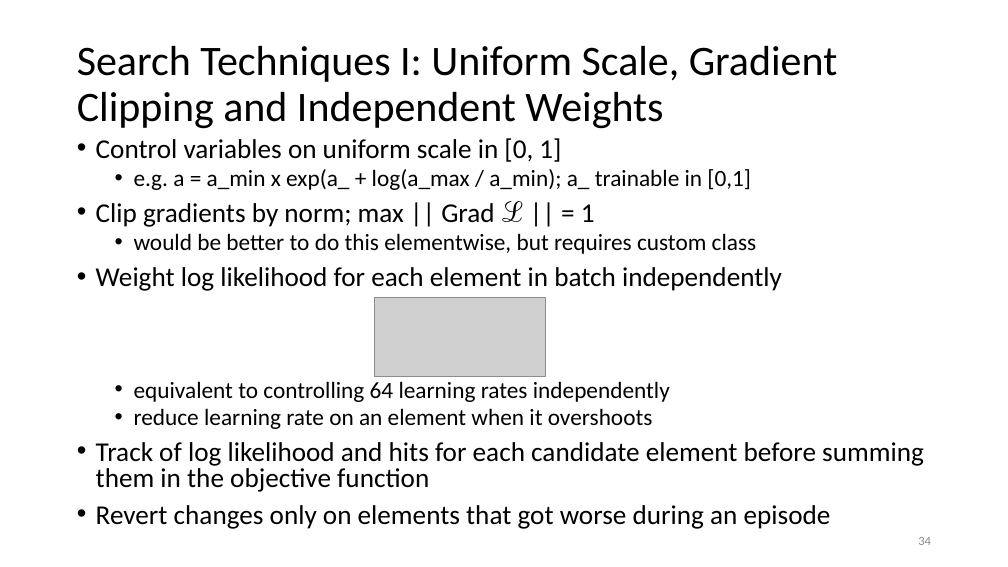
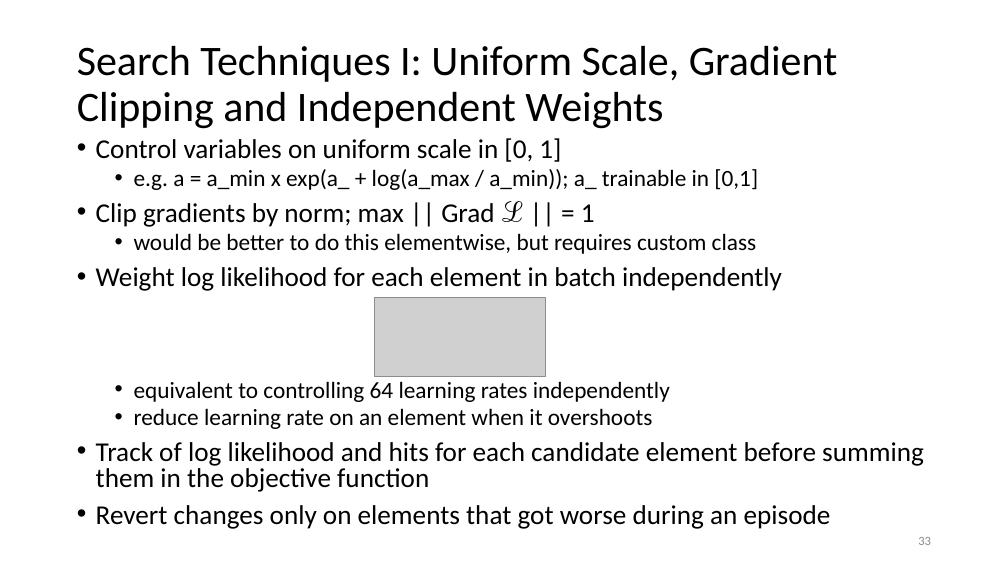
Before and after one commit to memanuel/kepler-sieve, a slide deck: slide 33 of thesis/kepler-sieve-slides.pptx (slide 34 before the commit). Drawn at 1008x567 pixels with LibreOffice and Linux fonts; fonts in the diff are those of the drawing; grey boxes stand for pictures. Boxes give left, top, right and bottom in pixels: in the first picture for what was removed or moved away, otherwise in the second. Text is boxed around its words. In the diff, an @@ line names an element or a change of style, - is before the commit and + after.

```diff
--- a/thesis/kepler-sieve-slides.pptx
+++ b/thesis/kepler-sieve-slides.pptx
@@ text at box(134, 169, 758, 190): text changed @@
-  • e.g. a = a_min x exp(a_ + log(a_max / a_min); a_ trainable in [0,1]
+  • e.g. a = a_min x exp(a_ + log(a_max / a_min)); a_ trainable in [0,1]
@@ page number at box(918, 537, 931, 545): text changed @@
-34
+33
```
Also in this commit, not shown: 20 other slides changed, 1 slide added, 1 other file.
